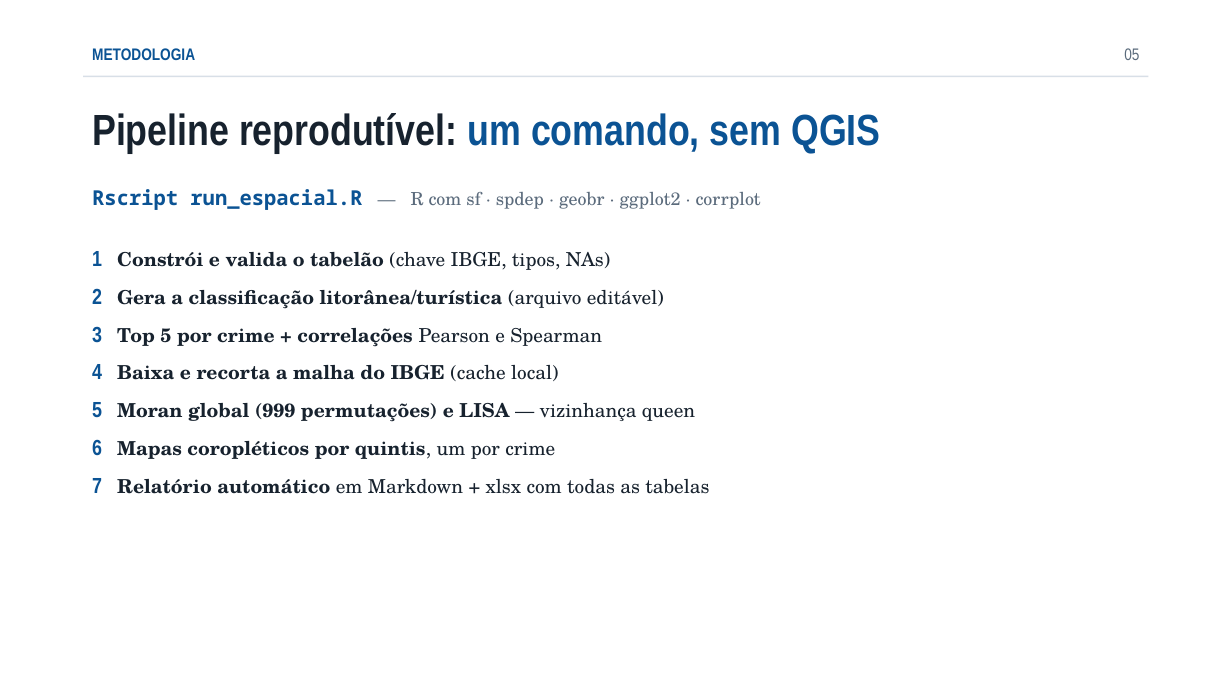
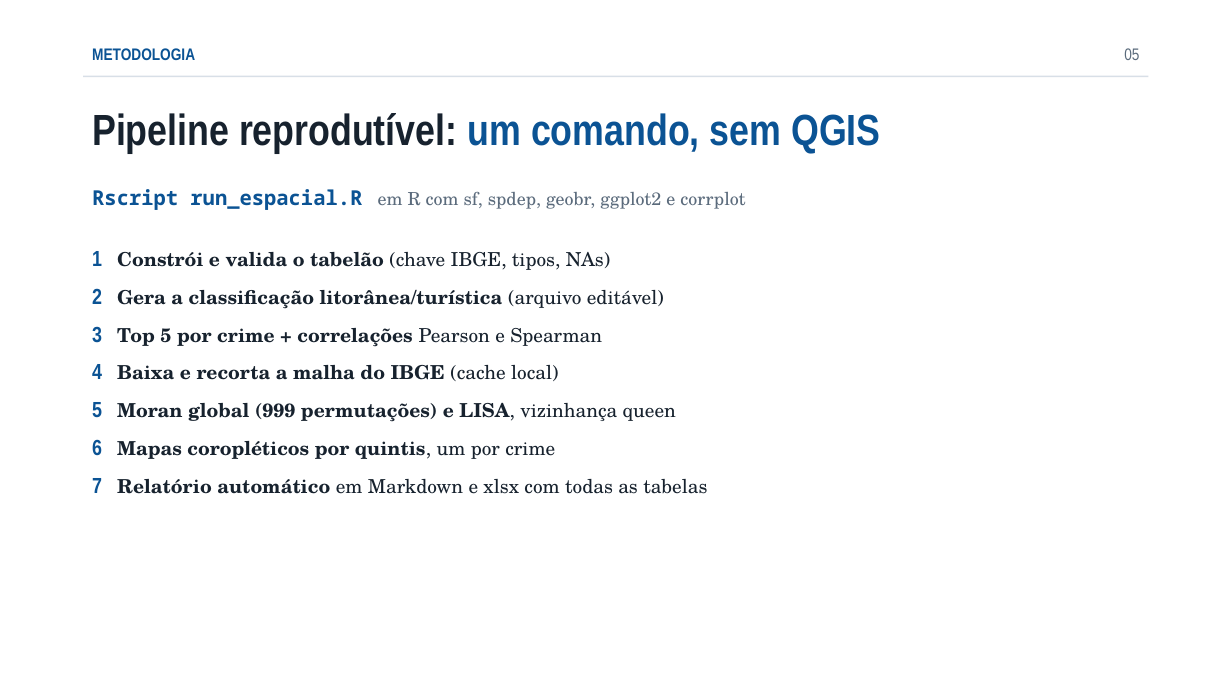
Before and after one commit to euusoujc/territory, a slide deck: slide 5 of slides/apresentacao.pptx. Drawn at 1232x693 pixels with LibreOffice and Linux fonts; fonts in the diff are those of the drawing. Boxes give left, top, right and bottom in pixels: in the first picture for what was removed or moved away, otherwise in the second. Text is boxed around its words. In the diff, an @@ line names an element or a change of style, - is before the commit and + after.

Commit message:
feat: prints do GeoDa no repo e slide de validação na apresentação
- docs/geoda_prints/: 22 prints do experimento com nomes descritivos
  (mapas do passo 1, matriz de pesos, Moran, randomization e LISA)
- guia_geoda.md referencia os prints e avisa da compressão do WhatsApp
- slide novo 'Validação: GeoDa' com o diagrama de Moran e o LISA do roubo
- revisão de estilo nos textos dos slides (sem travessões e setas)

```diff
--- a/slides/apresentacao.pptx
+++ b/slides/apresentacao.pptx
@@ text at <box>92,189,745,210</box>: text changed @@
-Rscript run_espacial.R — R com sf · spdep · geobr · ggplot2 · corrplot
+Rscript run_espacial.R em R com sf, spdep, geobr, ggplot2 e corrplot
@@ text at <box>92,402,676,422</box>: text changed @@
-5 Moran global (999 permutações) e LISA — vizinhança queen
+5 Moran global (999 permutações) e LISA, vizinhança queen
@@ text at <box>92,478,707,494</box>: text changed @@
-7 Relatório automático em Markdown + xlsx com todas as tabelas
+7 Relatório automático em Markdown e xlsx com todas as tabelas
```
Also in this commit, not shown: 9 other slides changed, 1 slide added, 25 other files.
